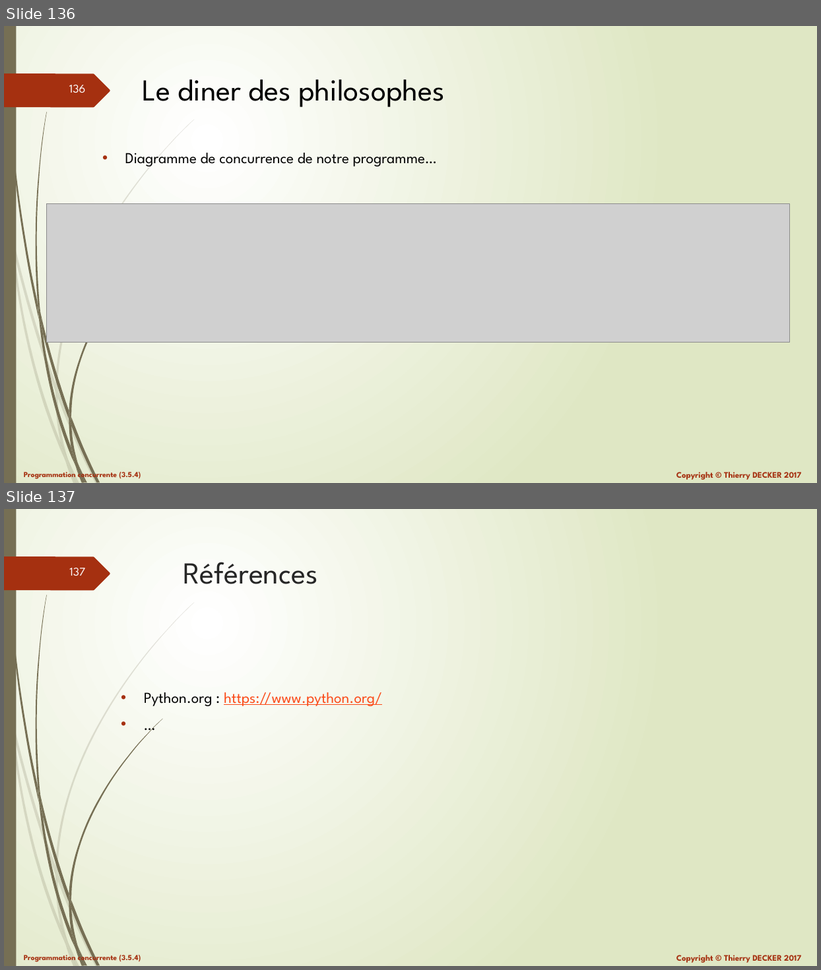
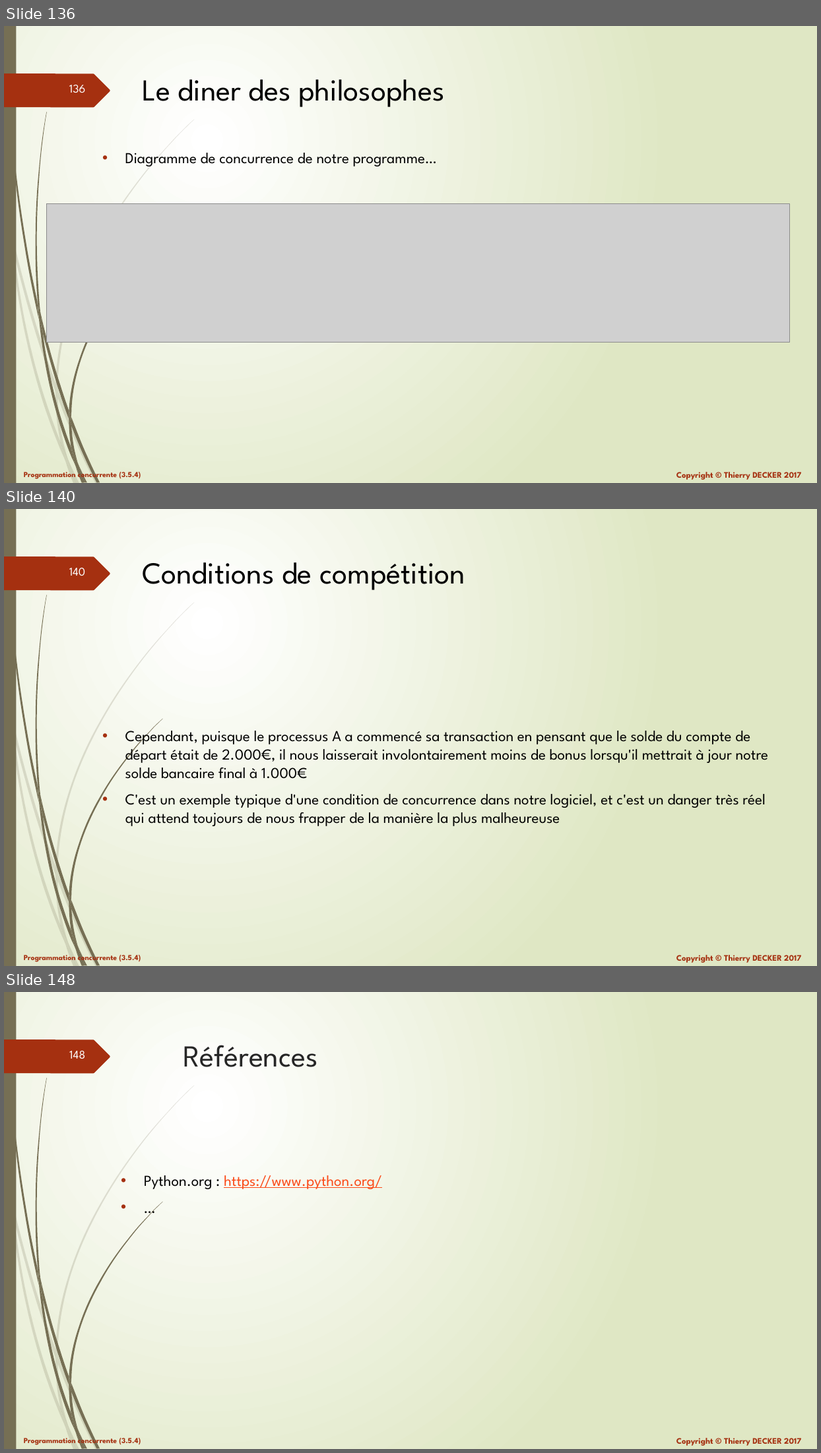
Before and after one commit to VikmanTheRacoon/learning-python, a slide deck: documentations/python-103.pptx. Shown one above the other, each under a label of ours: slides 136 and 137 before the commit, slides 136, 140 and 148 after it; the slides between them are not shown. The pictures are 821x970 and 821x1453 pixels, drawn with LibreOffice and Linux fonts; fonts in the diff are those of the drawing; grey boxes stand for pictures. Boxes give left, top, right and bottom in pixels: in the first picture for what was removed or moved away, otherwise in the second. Text is boxed around its words. In the diff, an @@ line names an element or a change of style, - is before the commit and + after.

```diff
--- a/documentations/python-103.pptx
+++ b/documentations/python-103.pptx
@@ slide 140 added at bbox=[4, 509, 817, 966], background gradient #FFFFFF to #DFE8C4; not listed: 27 template elements that a slide beside it also shows @@
@@ title added at bbox=[142, 562, 465, 590], 36 pt, text #000000 @@
+Conditions de compétition
@@ text added at bbox=[125, 726, 768, 826], 18 pt, text #000000 @@
+• Cependant, puisque le processus A a commencé sa transaction en pensant que le solde du compte de départ était de 2.000€, il nous laisserait involontairement moins de bonus lorsqu'il mettrait à jour notre solde bancaire final à 1.000€
+• C'est un exemple typique d'une condition de concurrence dans notre logiciel, et c'est un danger très réel qui attend toujours de nous frapper de la manière la plus malheureuse
@@ what was slide 137 is now slide 148 @@
@@ page number at bbox=[69, 1051, 85, 1059]: text changed @@
-137
+148
```
Also in this commit, not shown: 10 other slides added, 1 other file.
